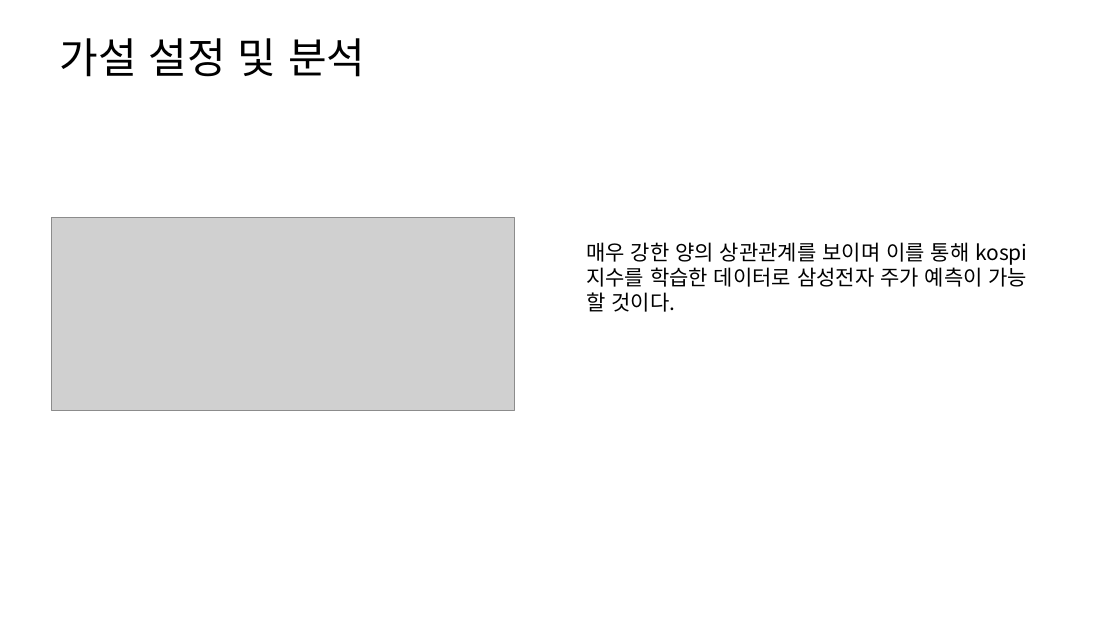
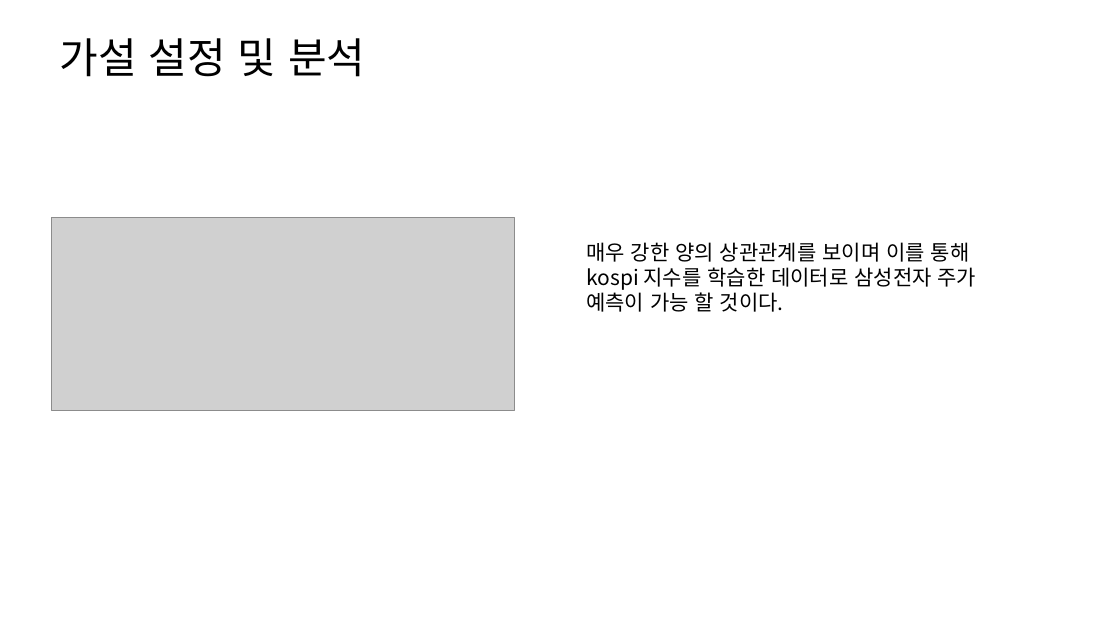
Before and after one commit to hanminJ/stock_analysis, a slide deck: slide 3 of 인공지능을 통한 주가예측.pptx. Drawn at 1120x630 pixels with LibreOffice and Linux fonts; fonts in the diff are those of the drawing; grey boxes stand for pictures. Boxes give left, top, right and bottom in pixels: in the first picture for what was removed or moved away, otherwise in the second. Text is boxed around its words. In the diff, an @@ line names an element or a change of style, - is before the commit and + after.

```diff
--- a/인공지능을 통한 주가예측.pptx
+++ b/인공지능을 통한 주가예측.pptx
@@ text "매우 강한 양의 상관관계를 보이며 ..." rewrapped from (586, 242, 1028, 312) to (586, 242, 977, 312) @@
```
Also in this commit, not shown: 1 other slide changed.
